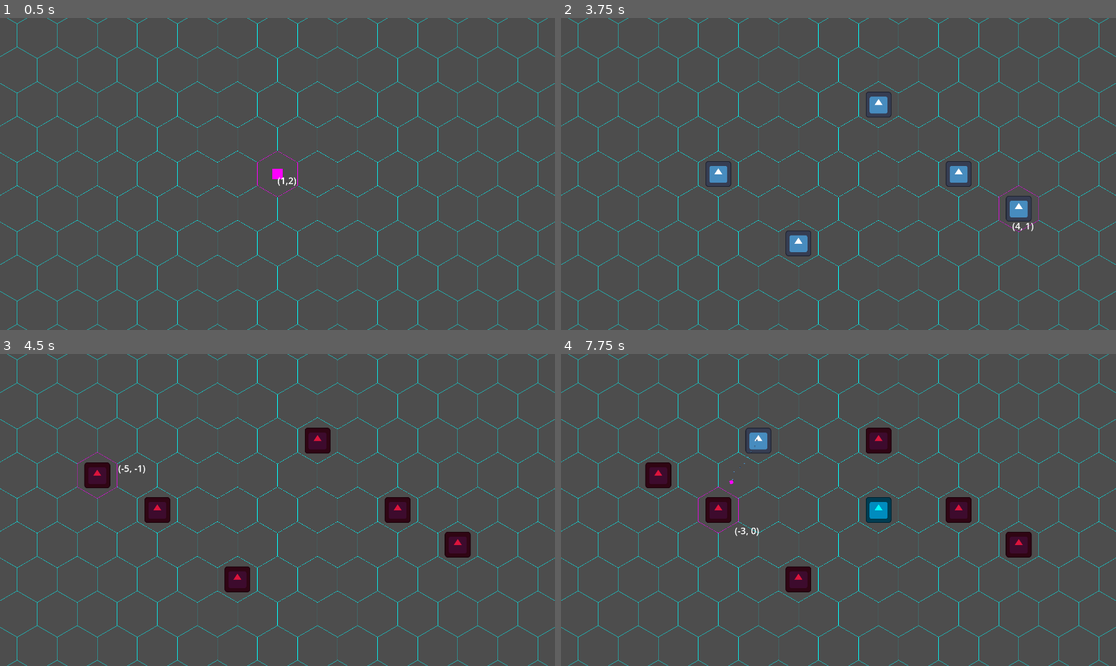
Above: before the commit, frames 1-4 (two rows, left to right).
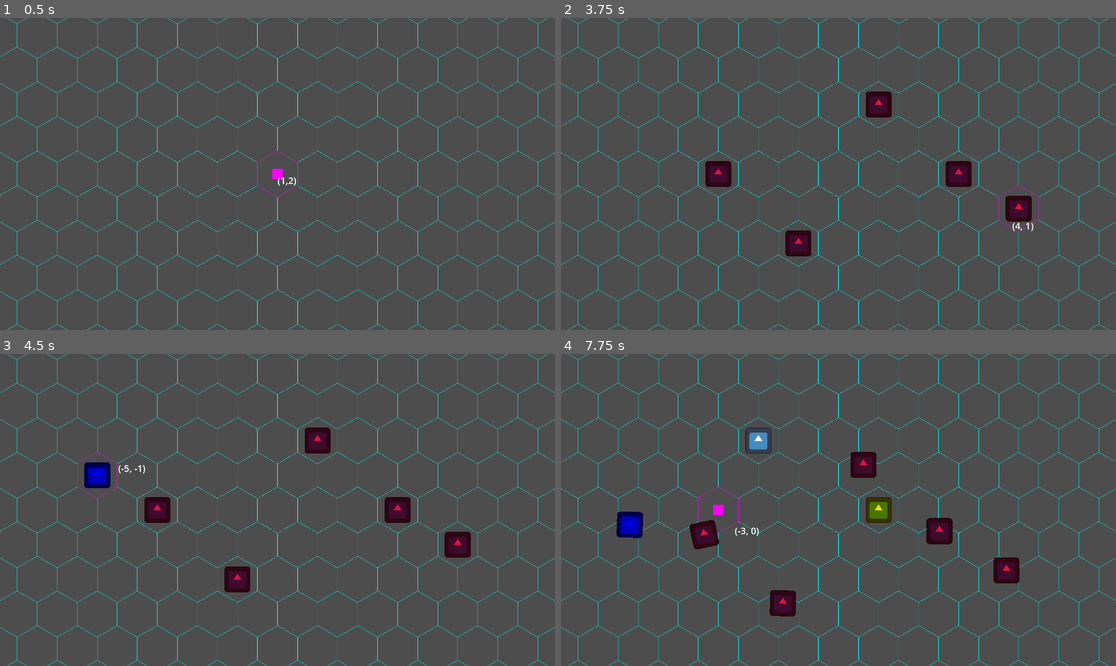
Above: after the commit, the same moments.

Repository: CUGG-2025-Puzzlers/hex-arena
Game: Godot game, scene res://scenes/arena.tscn
Two runs of this game, one before a commit and one after it. Both use one fixed random seed, a clock stepped at 60 frames per second and the inputs below. The engine's default icon, where the game draws it, is replaced by a stand-in: a white triangle on a blue panel in a dark square.
Inputs (mouse positions are in pixels of both pictures, inside the frame that each line leads up to):
- Up to frame 1 (0.5 s): no input
- Up to frame 2 (3.75 s): tap Enter at 0.5, 2, 3.5 s; move the mouse to (960, 158) at 0.52 s; press the mouse at (960, 158) at 0.53 s; tap Space (fire_magic) at 0.6, 1.25, 1.55, 2.1, 2.75, 3.05 s; move the mouse to (727, 189) at 1.27 s; release the mouse at (727, 189) at 1.28 s; click (727, 189) at 1.35 s; move the mouse to (894, 105) at 2.02 s; press the mouse at (894, 105) at 2.03 s; move the mouse to (810, 236) at 2.77 s; release the mouse at (810, 236) at 2.78 s; click (810, 236) at 2.85 s; move the mouse to (1005, 220) at 3.52 s; press the mouse at (1005, 220) at 3.53 s; tap R (turn_pure_to_heavy, bound only after the commit) at 3.6 s
- Up to frame 3 (4.5 s): tap Space (fire_magic) at 4.25 s; move the mouse to (111, 463) at 4.27 s; release the mouse at (111, 463) at 4.28 s; tap E (turn_pure_to_heavy, bound only before the commit) at 4.35 s
- Up to frame 4 (7.75 s): tap Space (fire_magic) at 4.55, 5.85, 7.35 s; move the mouse to (866, 510) at 5.02 s; press the mouse at (866, 510) at 5.03 s; tap Q (turn_pure_to_light, bound only before the commit) at 5.1 s; move the mouse to (755, 432) at 5.77 s; release the mouse at (755, 432) at 5.78 s; move the mouse to (960, 494) at 6.52 s; press the mouse at (960, 494) at 6.53 s; move the mouse to (727, 525) at 7.27 s; release the mouse at (727, 525) at 7.28 s

Frame 1 is identical in both runs. In frame 2, 1.9% of the frame differs, in the area x 26-85%, y 23-77%; in frame 3, 0.4%; in frame 4, 4.9%, in the area x 10-85%, y 23-85%.

Commit message:
Fixed magic types, health/damage interactions+rolling
Q-shield, E-light (fast), R-heavy(slow)
All 4 types (+neutral) have health and damage and can collide with any other, as a result same type can destroy itself occasionally due to random bumpiness

The rolling is slightly awkward currently due to using procedural bumpy pathfollow

Diff:
--- a/project.godot
+++ b/project.godot
@@ -28,12 +28,12 @@
 
 turn_pure_to_heavy={
 "deadzone": 0.5,
-"events": [Object(InputEventKey,"resource_local_to_scene":fa …(140 unchanged characters)… d":false,"keycode":0,"physical_keycode":69,"key_label":0,"unicode":101,"location":0,"echo":false,"script":null)
+"events": [Object(InputEventKey,"resource_local_to_scene":fa …(140 unchanged characters)… d":false,"keycode":0,"physical_keycode":82,"key_label":0,"unicode":114,"location":0,"echo":false,"script":null)
 ]
 }
 turn_pure_to_light={
 "deadzone": 0.5,
-"events": [Object(InputEventKey,"resource_local_to_scene":fa …(140 unchanged characters)… d":false,"keycode":0,"physical_keycode":81,"key_label":0,"unicode":113,"location":0,"echo":false,"script":null)
+"events": [Object(InputEventKey,"resource_local_to_scene":fa …(140 unchanged characters)… d":false,"keycode":0,"physical_keycode":69,"key_label":0,"unicode":101,"location":0,"echo":false,"script":null)
 ]
 }
 place_magic={
@@ -46,6 +46,11 @@
 "events": [Object(InputEventKey,"resource_local_to_scene":false,"resource_name":"","device":-1,"window_id":0,"alt_press …(191 unchanged characters)…
 ]
 }
+turn_pure_to_shield={
+"deadzone": 0.5,
+"events": [Object(InputEventKey,"resource_local_to_scene":false,"resource_name":"","device":-1,"window_id":0,"alt_pressed":false,"shift_pressed":false,"ctrl_pressed":false,"meta_pressed":false,"pressed":false,"keycode":0,"physical_keycode":81,"key_label":0,"unicode":113,"location":0,"echo":false,"script":null)
+]
+}
 
 [physics]
 
--- a/scenes/arena.tscn
+++ b/scenes/arena.tscn
@@ -17,6 +17,7 @@
 texture = SubResource("PlaceholderTexture2D_7y173")
 
 [node name="Label" type="Label" parent="Path2D"]
+z_index = 10
 offset_right = 40.0
 offset_bottom = 23.0
 theme_override_font_sizes/font_size = 32
--- a/scenes/magic.tscn
+++ b/scenes/magic.tscn
@@ -1,11 +1,24 @@
-[gd_scene load_steps=3 format=3 uid="uid://bymw2mj6hkty5"]
+[gd_scene load_steps=4 format=3 uid="uid://bymw2mj6hkty5"]
 
 [ext_resource type="Script" path="res://scripts/magic.gd" id="1_1u1wh"]
 [ext_resource type="Texture2D" uid="uid://ddpwk5yi3s8v0" path="res://assets/textures/icon.svg" id="2_8w3nk"]
 
-[node name="Magic" type="Node2D"]
+[sub_resource type="CapsuleShape2D" id="CapsuleShape2D_07g68"]
+radius = 46.0
+height = 118.0
+
+[node name="Magic" type="Area2D"]
 script = ExtResource("1_1u1wh")
 
 [node name="Sprite2D" type="Sprite2D" parent="."]
 scale = Vector2(0.7, 0.7)
 texture = ExtResource("2_8w3nk")
+
+[node name="CollisionShape2D" type="CollisionShape2D" parent="."]
+shape = SubResource("CapsuleShape2D_07g68")
+
+[node name="VisibleOnScreenNotifier2D" type="VisibleOnScreenNotifier2D" parent="."]
+position = Vector2(-0.499998, -0.499998)
+scale = Vector2(4.55, 4.55)
+
+[connection signal="area_entered" from="." to="." method="_on_area_entered"]
--- a/scripts/magic.gd
+++ b/scripts/magic.gd
@@ -1,7 +1,7 @@
-extends Node2D
+extends Area2D
 class_name Magic
 
-enum MagicType {NEUTRAL, LIGHT, HEAVY}
+enum MagicType {NEUTRAL, LIGHT, HEAVY, SHIELD}
 var state = MagicType.NEUTRAL
 
 static var last_placed_cell : Vector2i
@@ -9,40 +9,38 @@
 const BULLET_SPEED : float = 450
 const BULLET_DISTANCE : float = 800
 
-# Called when the node enters the scene tree for the first time.
-func _ready() -> void:
-	pass # Replace with function body.
+var rolling : bool = false
+var rolling_dir : Vector2
+var rolling_pathfollow : PathFollow2D
+var roll_speed : float
+
+var self_cell: Vector2i
+
+var health: float = 25
+var damage: float = 0
 
 func _unhandled_key_input(_event: InputEvent) -> void:
+	if rolling:
+		return
+
 	if Input.is_action_just_pressed("fire_magic"):
-		if state == MagicType.NEUTRAL and last_placed_cell!=HexCells.curr_cell:
-			var pellet_instance : PathFollow2D = preload("res://scenes/pellet.tscn").instantiate()
-			var dir :Vector2 = get_parent().map_to_local(HexCells.curr_cell)-get_parent().map_to_local(last_placed_cell)
+		if state in [MagicType.LIGHT, MagicType.HEAVY] and last_placed_cell!=HexCells.curr_cell:
+			var dir :Vector2 = HexCells.map_to_local(HexCells.curr_cell)-HexCells.map_to_local(last_placed_cell)
 			dir = dir.normalized()
-			var trajectory: Path2D = Path2D.new()
-			pellet_instance.get_node("VisibleOnScreenNotifier2D")\
-			.screen_exited.connect(trajectory.queue_free)
-			trajectory.curve = Curve2D.new()
 
-			trajectory.curve.add_point(Vector2.ZERO)
-			var last_point: Vector2 = Vector2.ZERO
-			var extra_points = randi_range(1,39)
-			var progress = 0.;
-			for i in range(extra_points):
-				var temp = progress
-				progress+=(1-progress)*1./(randf_range(1,extra_points-i))*clampf(abs(randfn(0,0.2)),0,1)
-				if progress>=1:
-					break
-				var next_point = last_point + (dir*BULLET_DISTANCE-last_point)\
-				.rotated(randfn(0,PI/lerpf(30,6,progress-temp)))*(progress-temp)/(1.-temp)
-				var other_option = dir.rotated(randfn(0,PI/lerpf(100,10,progress-temp)))*BULLET_DISTANCE*progress
-				next_point = abs(randfn(0.,0.05))*(other_option-next_point)+next_point
-				trajectory.curve.add_point(next_point)
-				last_point = next_point
-			trajectory.curve.add_point(dir*BULLET_DISTANCE)
+			rolling_dir = dir
+			match state:
+				MagicType.LIGHT:
+					roll_speed = BULLET_SPEED*1.2
+				MagicType.HEAVY:
+					roll_speed = BULLET_SPEED*0.6
 
-			add_child(trajectory)
-			trajectory.add_child(pellet_instance)
+			if HexCells.cell_dict.has(self_cell) and HexCells.cell_dict[self_cell]==self:
+				HexCells.cell_dict[self_cell] = null
+
+			get_node("VisibleOnScreenNotifier2D").screen_exited.connect(fizzle)
+			rolling = true
+			#instantiate_pellet(dir)
 
 	if state==MagicType.NEUTRAL:
 		var possible_states = []
@@ -50,6 +48,8 @@
 			possible_states.append(MagicType.HEAVY)
 		if Input.is_action_just_pressed("turn_pure_to_light"):
 			possible_states.append(MagicType.LIGHT)
+		if Input.is_action_just_pressed("turn_pure_to_shield"):
+			possible_states.append(MagicType.SHIELD)
 		if not possible_states.is_empty():
 			state = possible_states.pick_random()
 			change_state()
@@ -58,12 +58,53 @@
 	match state:
 		MagicType.NEUTRAL:
 			modulate=Color.WHITE
+			health = 25
+			damage = 0
+		MagicType.LIGHT:
+			modulate=Color.BLUE
+			health = 50
+			damage = 50
 		MagicType.HEAVY:
 			modulate=Color.CRIMSON
-		MagicType.LIGHT:
-			modulate=Color.CYAN
+			health = 200
+			damage = 100
+		MagicType.SHIELD:
+			modulate=Color.GOLD
+			health = 100
+			damage = 100
+
 
 func _process(delta: float) -> void:
+	if rolling:
+		if not is_instance_valid(rolling_pathfollow):
+			var trajectory : Path2D = Path2D.new()
+			trajectory.curve = create_wiggly_path(rolling_dir, BULLET_DISTANCE)
+			add_child(trajectory)
+			rolling_pathfollow = PathFollow2D.new()
+			rolling_pathfollow.loop = false
+			trajectory.reparent(get_tree().current_scene)
+			trajectory.add_child(rolling_pathfollow)
+			reparent(rolling_pathfollow)
+		else:
+			rolling_pathfollow.progress+=roll_speed*delta
+			if rolling_pathfollow.progress_ratio>=1:
+				var trajectory = rolling_pathfollow.get_parent()
+				reparent(trajectory.get_parent())
+				rolling_pathfollow.queue_free()
+				trajectory.queue_free()
+	#advance_child_pellets(delta)
+
+func instantiate_pellet(dir: Vector2) -> void:
+	var pellet_instance : PathFollow2D = preload("res://scenes/pellet.tscn").instantiate()
+	var trajectory: Path2D = Path2D.new()
+	pellet_instance.get_node("VisibleOnScreenNotifier2D")\
+	.screen_exited.connect(trajectory.queue_free)
+
+	trajectory.curve = create_wiggly_path(dir, BULLET_DISTANCE)
+	add_child(trajectory)
+	trajectory.add_child(pellet_instance)
+
+func advance_child_pellets(delta: float) -> void:
 	if get_child_count()==0:
 		return
 	#print(get_child_count())
@@ -84,3 +125,50 @@
 			finished_paths.append(child_path)
 	for child_path in finished_paths:
 		child_path.queue_free()
+
+func create_wiggly_path(dir: Vector2, dist: float) -> Curve2D:
+	var path = Curve2D.new()
+
+	path.add_point(Vector2.ZERO)
+	var last_point: Vector2 = Vector2.ZERO
+	var extra_points = randi_range(1,39)
+	var progress = 0.;
+
+	for i in range(extra_points):
+		var temp = progress
+		progress+=(1-progress)*1./(randf_range(1,extra_points-i))*clampf(abs(randfn(0,0.2)),0,1)
+		if progress>=1:
+			break
+		var next_point = last_point + (dir*dist-last_point)\
+		.rotated(randfn(0,PI/lerpf(30,6,progress-temp)))*(progress-temp)/(1.-temp)
+		var other_option = dir.rotated(randfn(0,PI/lerpf(100,10,progress-temp)))*dist*progress
+		next_point = abs(randfn(0.,0.05))*(other_option-next_point)+next_point
+		path.add_point(next_point)
+		last_point = next_point
+
+	path.add_point(dir*BULLET_DISTANCE)
+	return path
+
+
+func _on_area_entered(area: Area2D) -> void:
+	if area.is_in_group('magic'):
+		#if area.state==state:
+		#	print('jinx -- bumped into same kind of magic')
+		take_damage(area.damage)
+		#if area.state==MagicType.SHIELD and state<MagicType.HEAVY:
+		#	fizzle()
+		#else:
+		#	take_damage(area.damage)
+
+func take_damage(damage_to_take: float):
+	health-=damage_to_take
+	if health<=0:
+		fizzle()
+
+func fizzle():
+	if is_instance_valid(rolling_pathfollow):
+			if rolling_pathfollow.get_parent() is Path2D:
+				rolling_pathfollow.get_parent().queue_free()
+			else:
+				rolling_pathfollow.queue_free()
+	queue_free()
--- a/scripts/resources/Hex-Cells.gd
+++ b/scripts/resources/Hex-Cells.gd
@@ -10,8 +10,8 @@
 		r = new_r
 		recalculate()
 
-var hex_height: float = 2*r
-var hex_width: float = sqrt(3)*r
+static var hex_height: float #= 2*r
+static var hex_width: float #= sqrt(3)*r
 
 @export var width: float = 2000: #5000.:
 	set(new_w):
@@ -81,6 +81,7 @@
 		not is_instance_valid(cell_dict[curr_cell]):
 			var magic_instance = preload("res://scenes/magic.tscn").instantiate()
 			magic_instance.position = map_to_local(curr_cell)
+			magic_instance.self_cell = curr_cell
 			cell_dict[curr_cell]=magic_instance
 			add_child(magic_instance)
 			magic_instance.add_to_group('magic')
@@ -156,7 +157,7 @@
 
 	return result
 
-func map_to_local(pos: Vector2i):
+static func map_to_local(pos: Vector2i):
 	var i = pos.x
 	var j = pos.y
 	var right_displacement : int = abs(j) % 2
